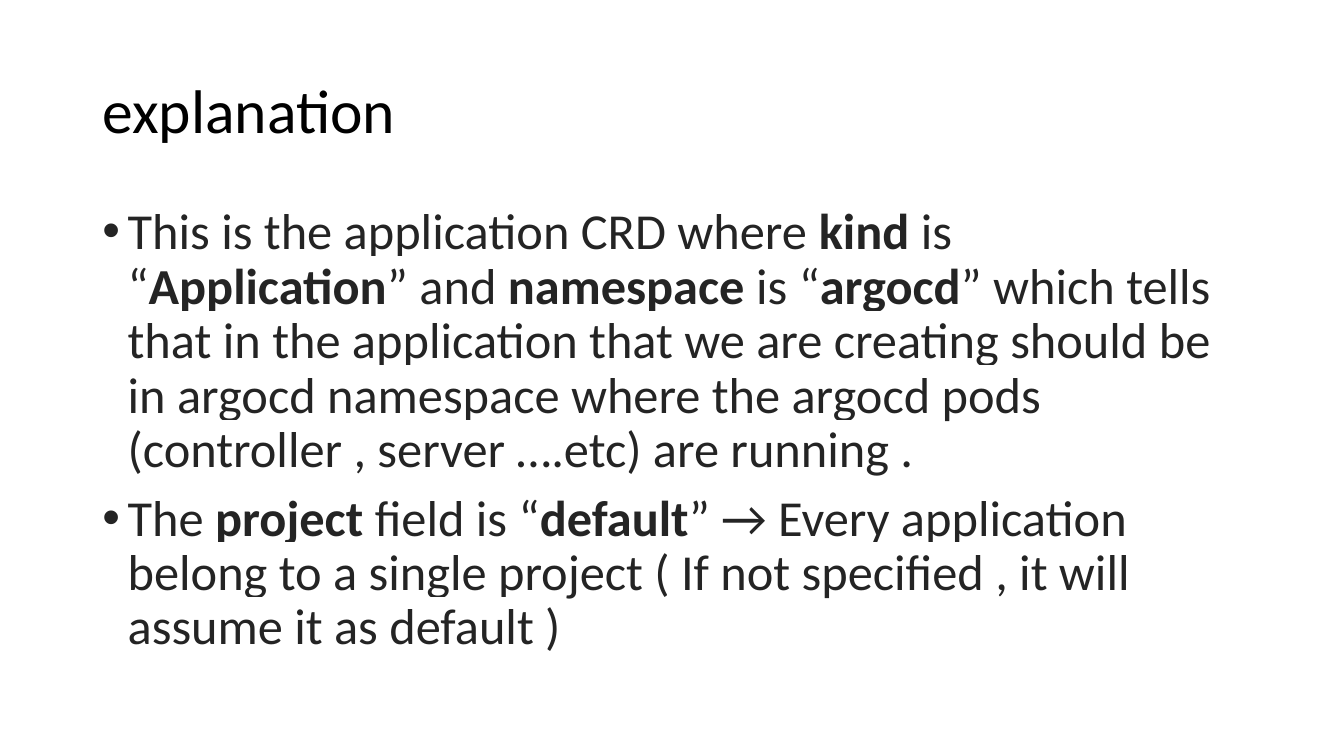
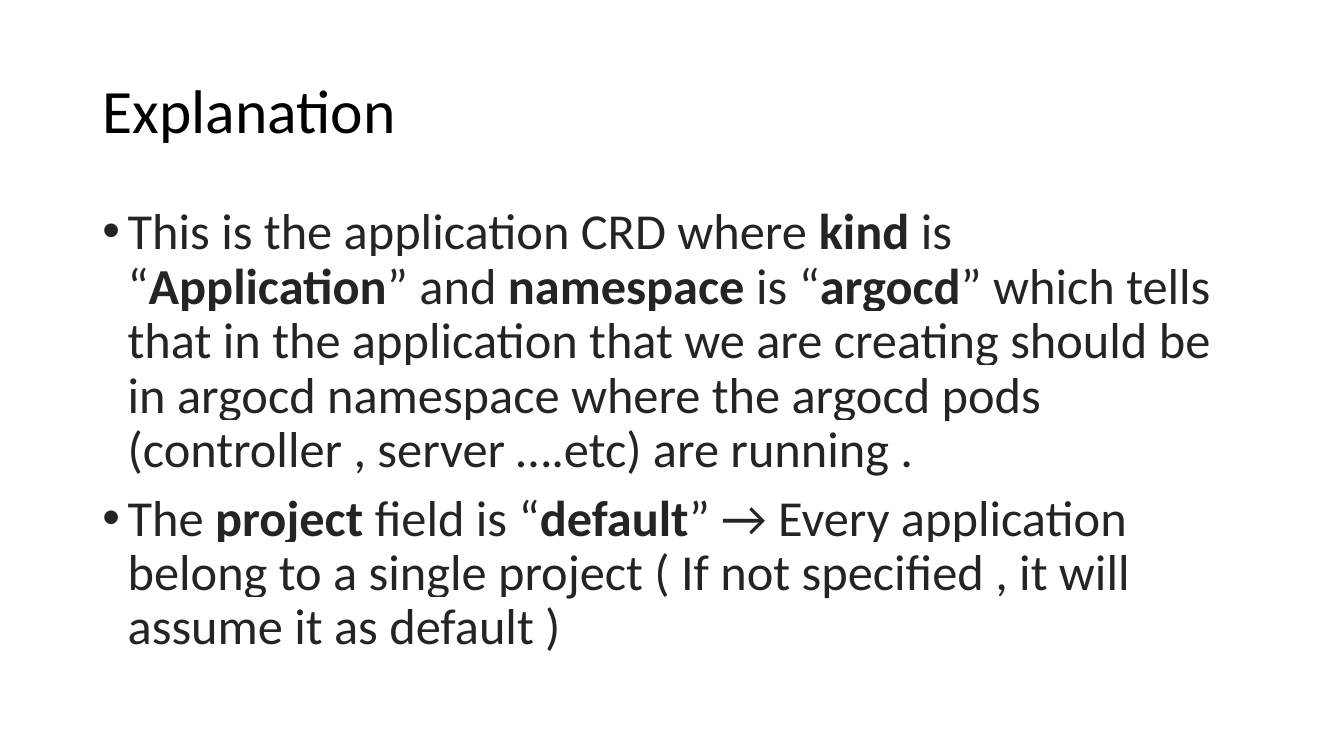
Before and after one commit to amitopenwriteup/argodocs, a slide deck: slide 36 of ArgoCD.pptx. Drawn at 1344x756 pixels with LibreOffice and Linux fonts; fonts in the diff are those of the drawing. Boxes give left, top, right and bottom in pixels: in the first picture for what was removed or moved away, otherwise in the second. Text is boxed around its words. In the diff, an @@ line names an element or a change of style, - is before the commit and + after.

```diff
--- a/ArgoCD.pptx
+++ b/ArgoCD.pptx
@@ title at (x1=102, y1=90, x2=395, y2=143): text changed @@
-explanation
+Explanation
```
Also in this commit, not shown: 4 other slides changed, 2 other files.
